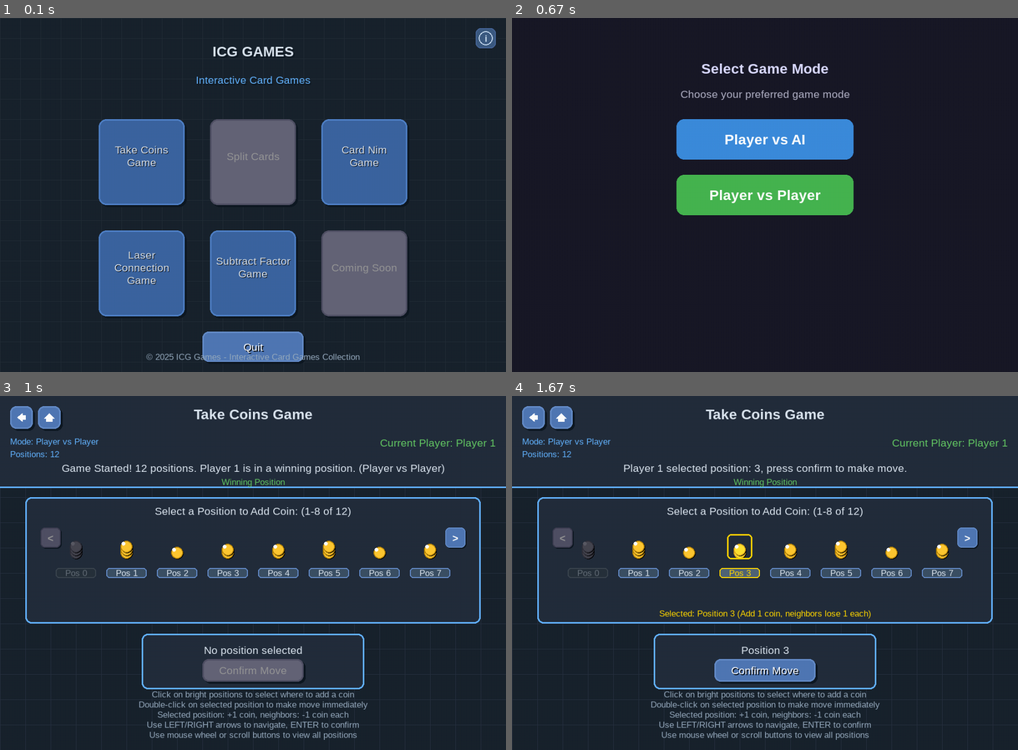
Above: before the commit, frames 1-4 (two rows, left to right).
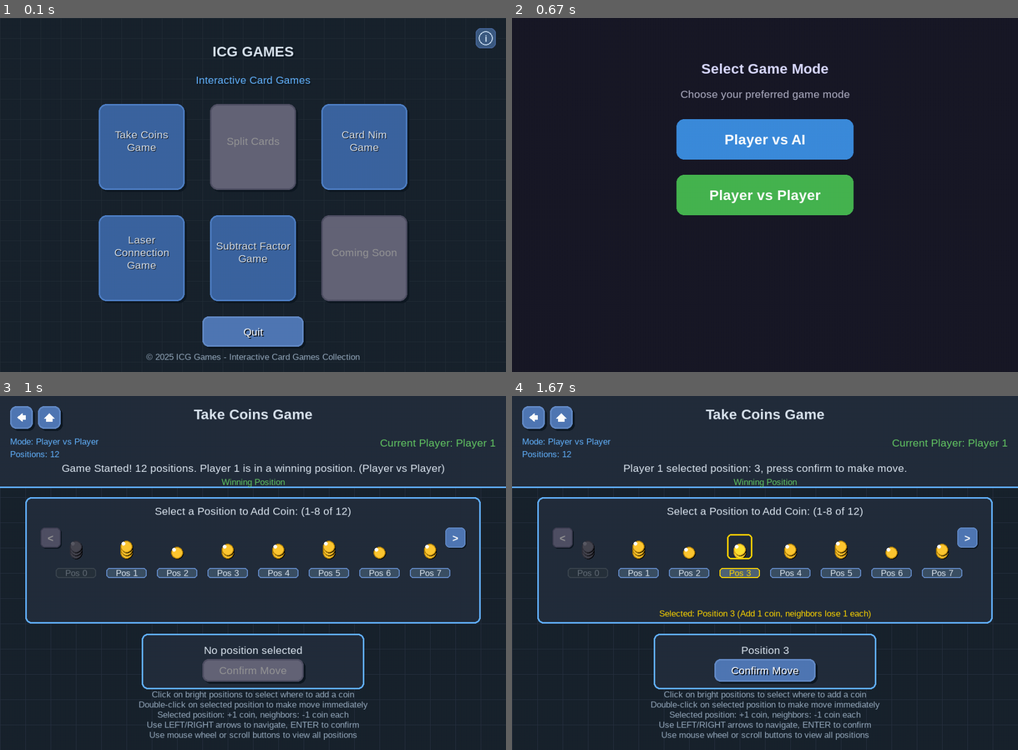
Above: after the commit, the same moments.

Repository: JieteXue/ICG-Games
Game: pygame game, started from Nice/main.py
Same seed, same stepped clock (60 frames per second), same inputs: the game is played once before the commit and once after it.
Inputs:
- Up to frame 1 (0.1 s): no input
- Up to frame 2 (0.67 s): click "Take Coins" at 0.38 s
- Up to frame 3 (1 s): click "Player vs Player" at 0.72 s
- Up to frame 4 (1.67 s): hold Right 1-1.47 s; click "Pos 3" at 1.55 s

The runs differ from the first frame. In frame 1, 13% of the frame differs, in the area x 19-81%, y 24-98%; in frame 2, nothing differs; in frame 3, nothing differs; in frame 4, nothing differs.

Commit message:
Update menus.py

Diff:
--- a/Nice/src/ui/menus.py
+++ b/Nice/src/ui/menus.py
@@ -130,7 +130,7 @@
 
         # 计算网格起始位置（居中）
         grid_start_x = (SCREEN_WIDTH - grid_width) // 2
-        grid_start_y = 200
+        grid_start_y = 170
 
         # 定义6个按钮的信息
         button_configs = [
